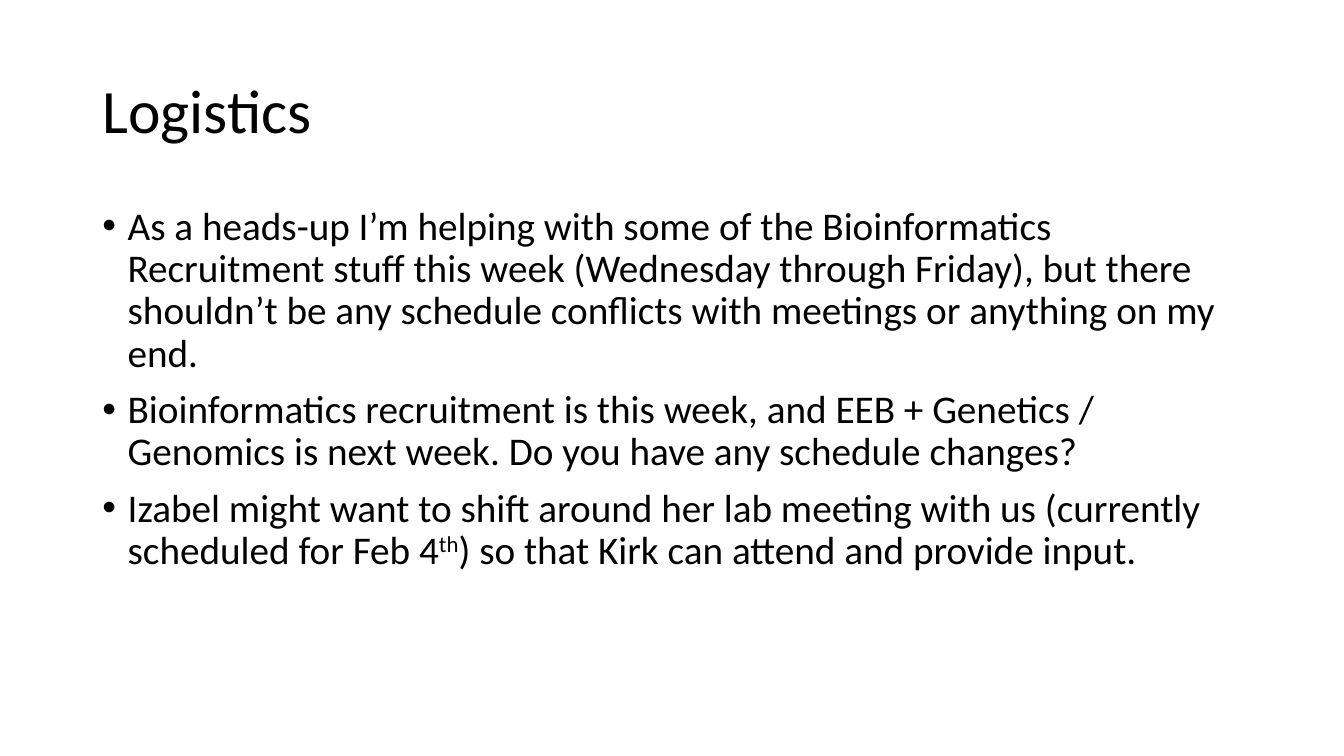
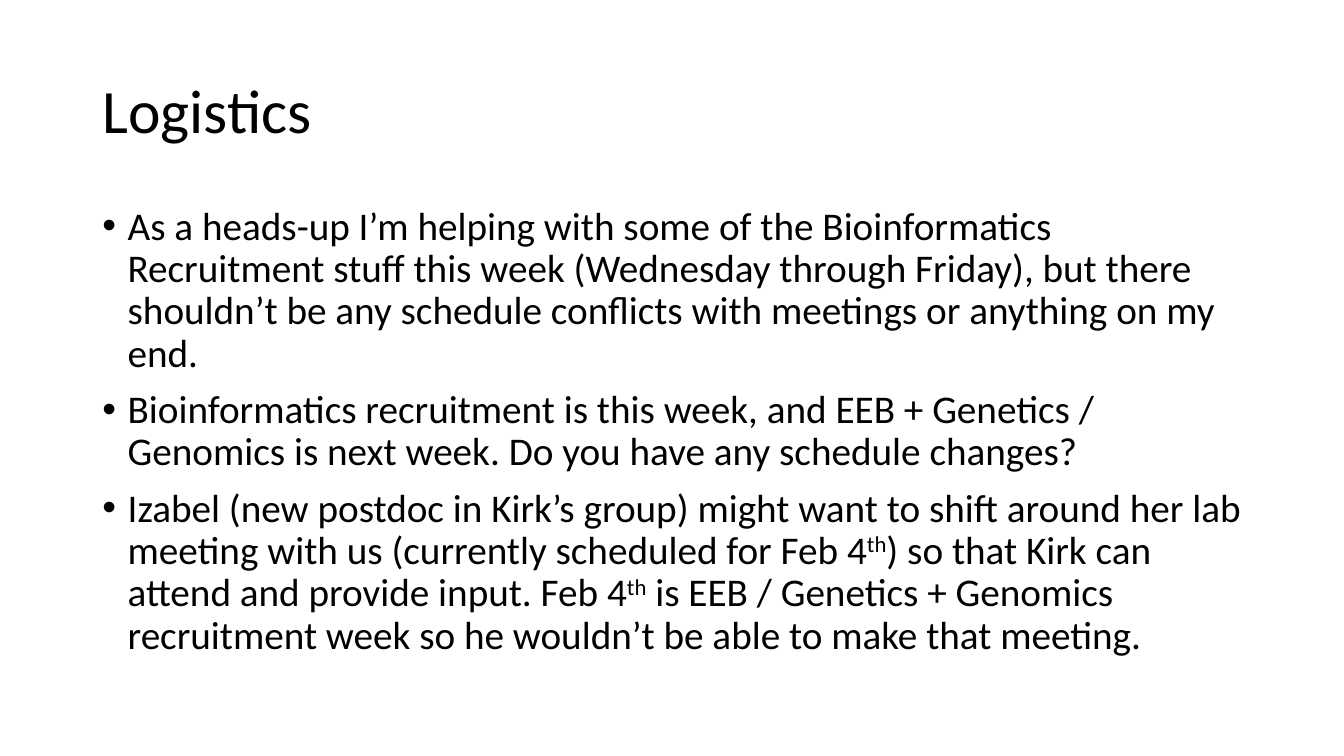
Before and after one commit to jon-mah/demo_for_ccgb, a slide deck: slide 2 of Summary/20210125_demo_for_ccgb_rotation_update.pptx. Drawn at 1344x756 pixels with LibreOffice and Linux fonts; fonts in the diff are those of the drawing. Boxes give left, top, right and bottom in pixels: in the first picture for what was removed or moved away, otherwise in the second. Text is boxed around its words. In the diff, an @@ line names an element or a change of style, - is before the commit and + after.

Commit message:
added sfs comparison graphics, updated slides for rotation meeting.

```diff
--- a/Summary/20210125_demo_for_ccgb_rotation_update.pptx
+++ b/Summary/20210125_demo_for_ccgb_rotation_update.pptx
@@ text at [128,493,1240,656]: text changed @@
-• Izabel might want to shift around her lab meeting with us (currently scheduled for Feb 4th) so that Kirk can attend and provide input.
+• Izabel (new postdoc in Kirk’s group) might want to shift around her lab meeting with us (currently scheduled for Feb 4th) so that Kirk can attend and provide input. Feb 4th is EEB / Genetics + Genomics recruitment week so he wouldn’t be able to make that meeting.
```
Also in this commit, not shown: 4 other slides changed, 5 slides added, 7 other files.
